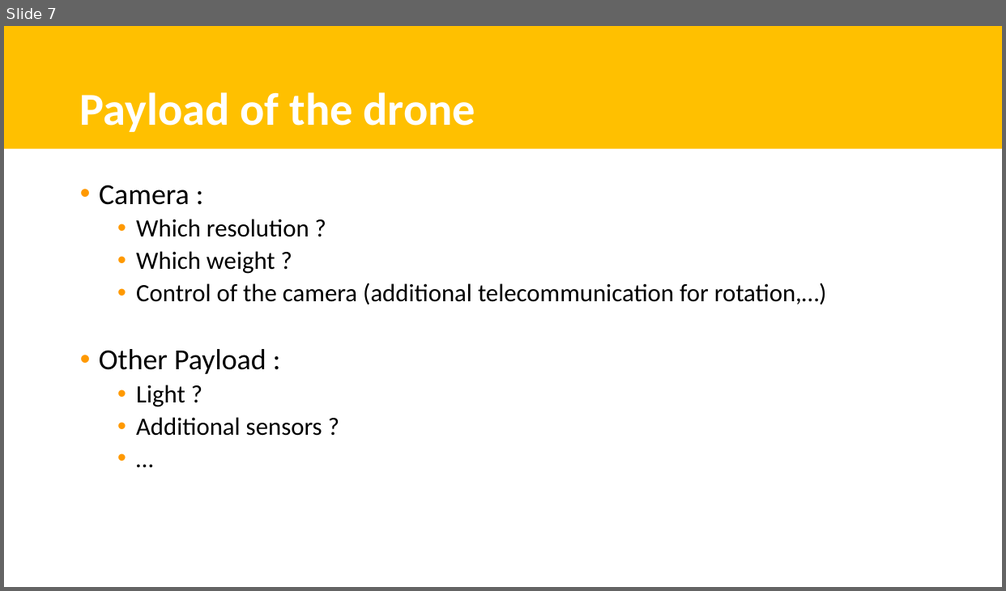
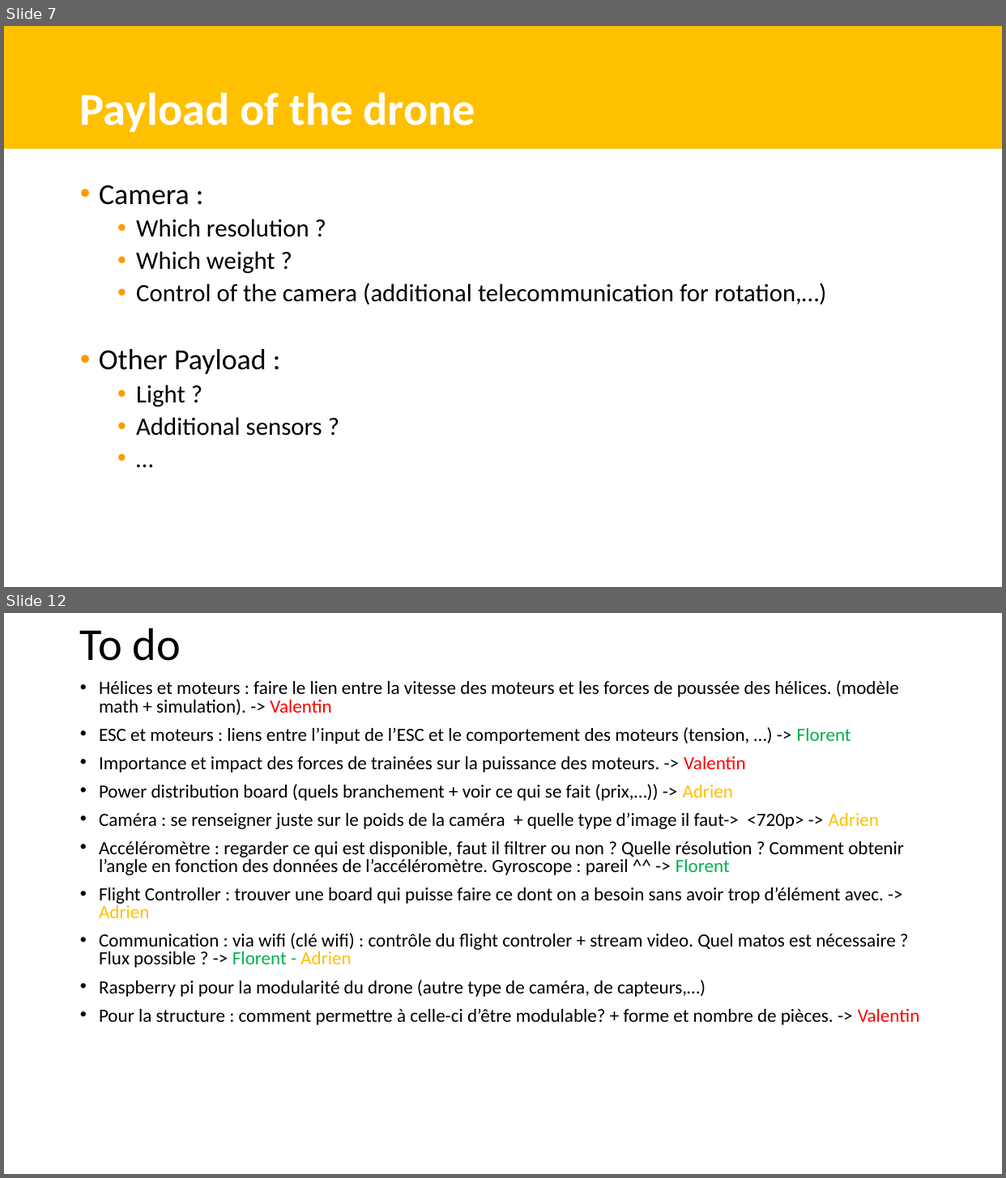
Before and after one commit to delhayead/Drone-Project, a slide deck: Présentation1.pptx. Shown one above the other, each under a label of ours: slide 7 before the commit, slides 7 and 12 after it; the slides between them are not shown. The pictures are 1006x591 and 1006x1178 pixels, drawn with LibreOffice and Linux fonts; fonts in the diff are those of the drawing; background and template pictures are left out. Boxes give left, top, right and bottom in pixels: in the first picture for what was removed or moved away, otherwise in the second. Text is boxed around its words. In the diff, an @@ line names an element or a change of style, - is before the commit and + after.

```diff
--- a/Présentation1.pptx
+++ b/Présentation1.pptx
@@ slide 12 added at (x1=4, y1=613, x2=1002, y2=1174), background #FFFFFF @@
@@ title added at (x1=80, y1=628, x2=181, y2=661), 44 pt, text #000000 @@
+To do
@@ text added at (x1=99, y1=680, x2=920, y2=1025), 18 pt, text #000000 @@
+• Hélices et moteurs : faire le lien entre la vitesse des moteurs et les forces de poussée des hélices. (modèle math + simulation). -> Valentin
+• ESC et moteurs : liens entre l’input de l’ESC et le comportement des moteurs (tension, …) -> Florent
+• Importance et impact des forces de trainées sur la puissance des moteurs. -> Valentin
+• Power distribution board (quels branchement + voir ce qui se fait (prix,…)) -> Adrien
+• Caméra : se renseigner juste sur le poids de la caméra + quelle type d’image il faut-> <720p> -> Adrien
+• Accéléromètre : regarder ce qui est disponible, faut il filtrer ou non ? Quelle résolution ? Comment obtenir l’angle en fonction des données de l’accéléromètre. Gyroscope : pareil ^^ -> Florent
+• Flight Controller : trouver une board qui puisse faire ce dont on a besoin sans avoir trop d’élément avec. -> Adrien
+• Communication : via wifi (clé wifi) : contrôle du flight controler + stream video. Quel matos est nécessaire ? Flux possible ? -> Florent - Adrien
+• Raspberry pi pour la modularité du drone (autre type de caméra, de capteurs,…)
+• Pour la structure : comment permettre à celle-ci d’être modulable? + forme et nombre de pièces. -> Valentin
```
Also in this commit, not shown: 6 slides changed, 1 other file.
